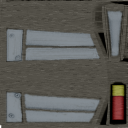
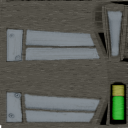
The second (128, 128) image is a revision of the first. Changes to its layers:
painted on "color" over <box>112,96,125,120</box>
